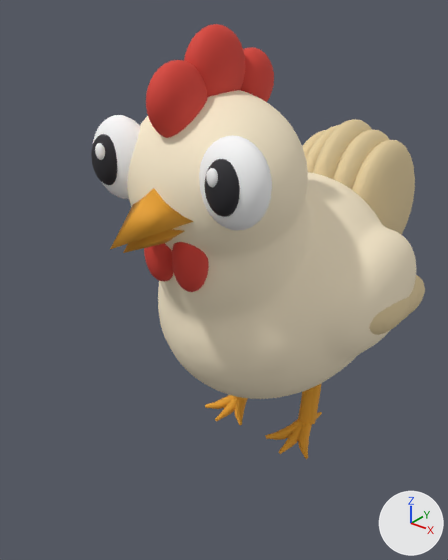
The glTF model assets/models/chicken.glb as it was, and as the next commit left it.
The view is the same before and after, from a camera (50 mm lens) standing at (0.842, -1.308, 1.221) and looking at (-0.044, -0.202, 0.534). The lights are fixed; the arrows at lower right show +X, +Y and +Z. The older version comes first. Vertices at exactly the same position are counted once.

In view in the first picture: 'HenBody', 'LegL', 'LegR'.
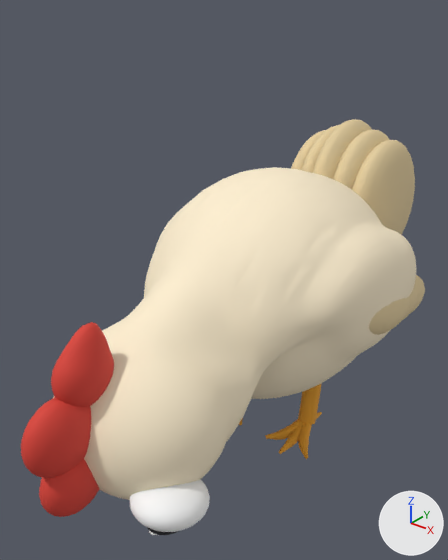
The newer file adds a shape key; the second version is drawn at full value of the shape key 'Peck' of 'HenBody', and the change is written as the vertex moves it makes.

The edits, one by one:
me_breast is used by ob_henbody; location (0.0, 0.0, 0.0).
me_breast had 13314 vertices, 26528 faces and spanned x -0.333..0.333, y -0.6..0.565, z 0.172..1.14.
me_breast now has 13314 vertices, 26528 faces and spans x -0.333..0.333, y -0.846..0.565, z 0.039..0.857.
me_breast part 1: the loose piece of 362 vertices spanning x -0.23..-0.074, y -0.466..-0.364, z 0.784..0.964 is turned 73.3 degrees about the x axis through its middle, then moved by (0.0, -0.21, -0.626).
me_breast part 2: the loose piece of 86 vertices spanning x -0.163..-0.137, y -0.485..-0.469, z 0.882..0.918 is turned 73.3 degrees about the x axis through its middle, then moved by (0.0, -0.191, -0.704).
me_breast part 3: the loose piece of 362 vertices spanning x 0.074..0.23, y -0.466..-0.364, z 0.784..0.964 is turned 73.3 degrees about the x axis through its middle, then moved by (0.0, -0.21, -0.626).
me_breast part 4: the loose piece of 86 vertices spanning x 0.137..0.163, y -0.485..-0.469, z 0.882..0.918 is turned 73.3 degrees about the x axis through its middle, then moved by (0.0, -0.191, -0.704).
me_breast part 5: the loose piece of 362 vertices spanning x -0.196..-0.118, y -0.48..-0.432, z 0.823..0.931 is turned 73.3 degrees about the x axis through its middle, then moved by (0.0, -0.184, -0.667).
me_breast part 6: the loose piece of 362 vertices spanning x 0.118..0.196, y -0.48..-0.432, z 0.823..0.931 is turned 73.3 degrees about the x axis through its middle, then moved by (0.0, -0.184, -0.667).
me_breast part 7: the loose piece of 362 vertices spanning x -0.043..0.043, y -0.475..-0.325, z 0.933..1.083 is turned 73.3 degrees about the x axis through its middle, then moved by (0.0, -0.349, -0.707).
me_breast part 8: the loose piece of 362 vertices spanning x -0.043..0.043, y -0.37..-0.2, z 0.97..1.14 is turned 73.3 degrees about the x axis through its middle, then moved by (0.0, -0.476, -0.63).
me_breast part 9: 4683 of 13314 vertices moved; they spanned x -0.333..0.333, y -0.6..0.113, z 0.437..1.088 and now span x -0.333..0.333, y -0.761..0.112, z 0.039..0.791; mean shift (0.0, -0.175, -0.305); largest move (0.0, -0.178, 1.087) -> (0.0, -0.761, 0.536).

What differs and where, as boxes (x1, y1, x2, y2) in the pictures (448 x 560 px; the box of a moved part takes in the faces that stretch with it):
'HenBody', reshaped (21% wider, 11% taller): before (91, 24, 425, 399); after (21, 119, 425, 535)
part 1 of me_breast, moved or reshaped (not visible afterwards): before (93, 115, 140, 199)
part 2 of me_breast, moved or reshaped (not visible afterwards): before (95, 143, 105, 160)
part 3 of me_breast, moved or reshaped: before (199, 135, 272, 230); after (130, 479, 210, 532)
part 4 of me_breast, moved or reshaped: before (206, 168, 218, 187); after (149, 531, 158, 535)
part 5 of me_breast, moved or reshaped (not visible afterwards): before (91, 134, 117, 185)
part 6 of me_breast, moved or reshaped (mostly hidden afterwards): before (204, 159, 240, 217); after (147, 527, 178, 535)
part 7 of me_breast, moved or reshaped: before (146, 60, 208, 138); after (39, 459, 99, 517)
part 8 of me_breast, moved or reshaped: before (184, 24, 245, 97); after (21, 397, 91, 478)
part 9 of me_breast, moved or reshaped: before (110, 47, 402, 366); after (51, 167, 402, 500)
